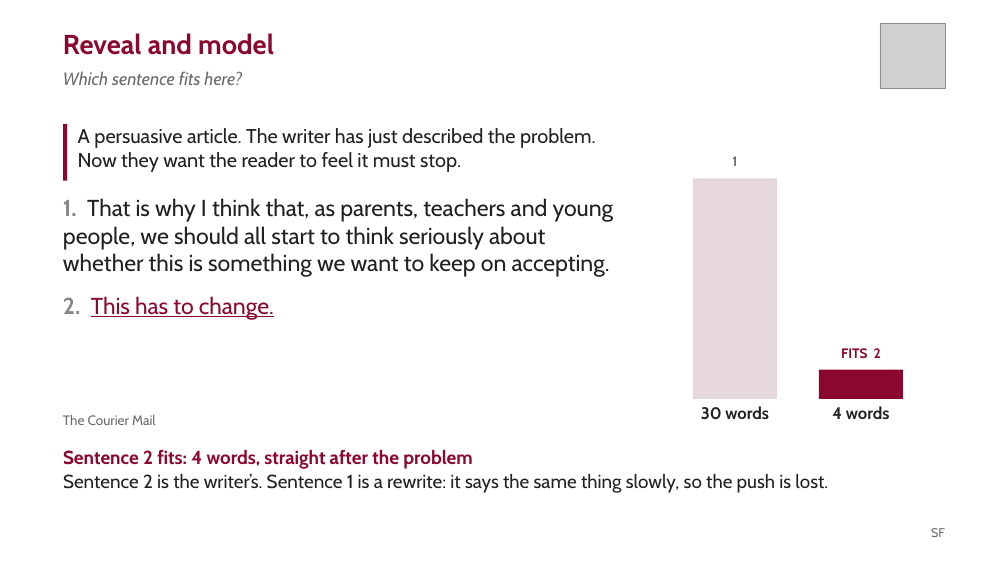
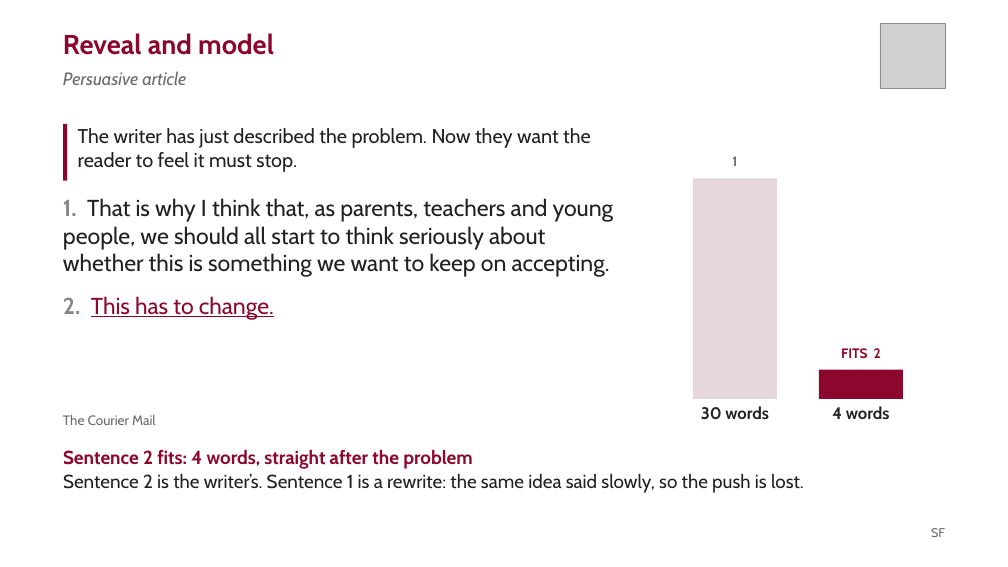
Before and after one commit to liaminhawai-cmd/Bone-Sparrow, a slide deck: slide 11 of SentenceFluencyDeck.pptx. Drawn at 1008x567 pixels with LibreOffice and Linux fonts; fonts in the diff are those of the drawing; grey boxes stand for pictures. Boxes give left, top, right and bottom in pixels: in the first picture for what was removed or moved away, otherwise in the second. Text is boxed around its words. In the diff, an @@ line names an element or a change of style, - is before the commit and + after.

```diff
--- a/SentenceFluencyDeck.pptx
+++ b/SentenceFluencyDeck.pptx
@@ text at (x1=63, y1=71, x2=186, y2=85): text changed @@
-Which sentence fits here?
+Persuasive article
@@ text at (x1=78, y1=128, x2=591, y2=172): text changed @@
-A persuasive article. The writer has just described the problem. Now they want the reader to feel it must stop.
+The writer has just described the problem. Now they want the reader to feel it must stop.
@@ text at (x1=63, y1=474, x2=804, y2=493): text changed @@
-Sentence 2 is the writer’s. Sentence 1 is a rewrite: it says the same thing slowly, so the push is lost.
+Sentence 2 is the writer’s. Sentence 1 is a rewrite: the same idea said slowly, so the push is lost.
```
Also in this commit, not shown: 3 other slides changed, 2 slides added, 3 other files.
